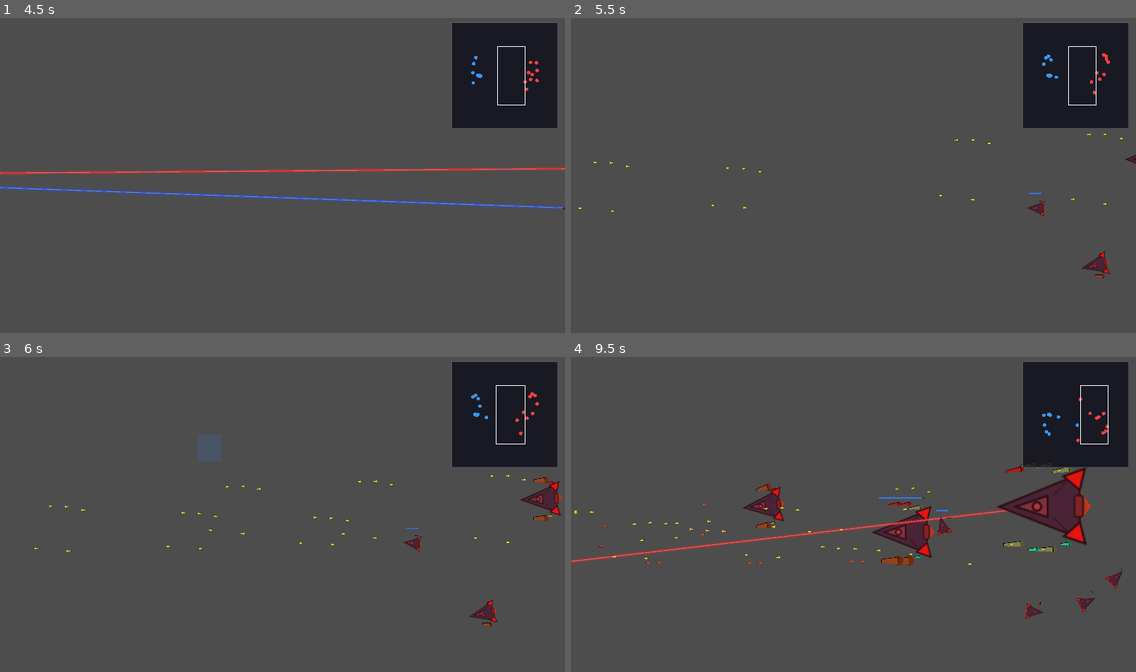
Above: before the commit, frames 1-4 (two rows, left to right).
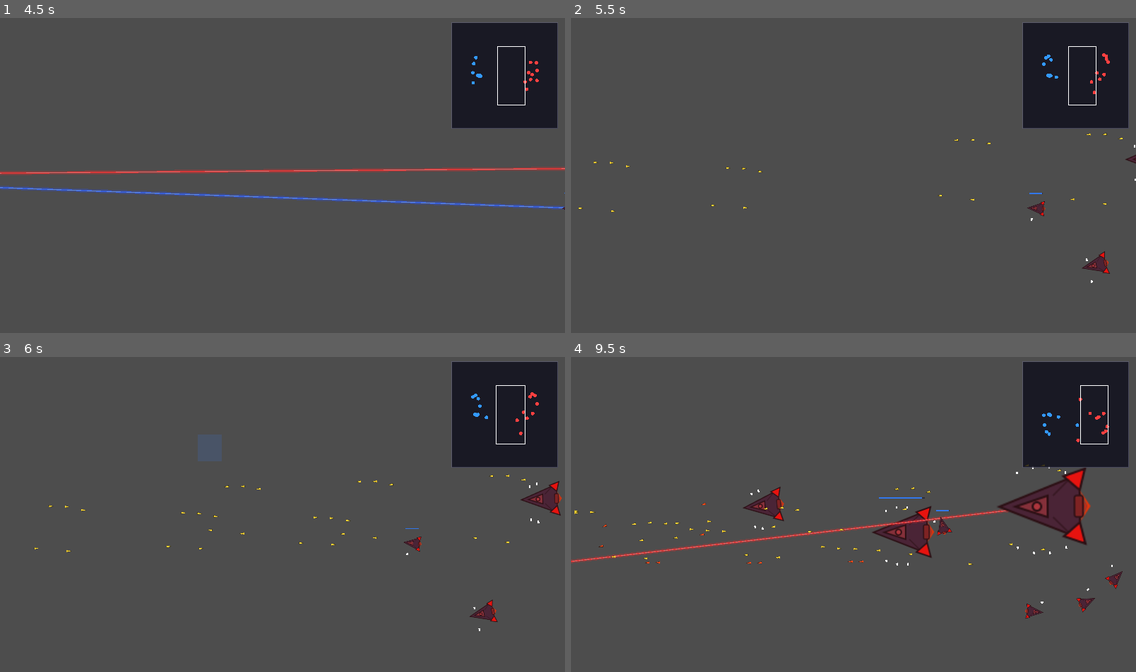
Above: after the commit, the same moments.

Repository: ZhanXuzhao/SpaceRTS
Game: Godot game, scene res://scenes/main.tscn
Same seed, same stepped clock (60 frames per second), same inputs: the game is played once before the commit and once after it.
Inputs (mouse positions are in pixels of both pictures, inside the frame that each line leads up to):
- Up to frame 1 (4.5 s): tap Enter at 0.5 s; move the mouse to (406, 159) at 0.52 s; hold W 0.53-1.25 s; tap R at 0.6 s; click (406, 159) at 0.67 s; drag from (169, 191) to (254, 238) at 1.27 s; move the mouse to (339, 106) at 2.02 s; hold W 2.03-2.75 s; tap H at 2.1 s; drag from (254, 238) to (113, 128) at 2.77 s; move the mouse to (452, 222) at 3.52 s; hold A 3.53-4.25 s; tap G at 3.6 s; drag from (113, 128) to (197, 93) at 4.27 s
- Up to frame 2 (5.5 s): move the mouse to (881, 175) at 5.02 s; hold A from 5.03 s (still down); tap X at 5.1 s; click (881, 175) at 5.17 s
- Up to frame 3 (6 s): release A at 5.75 s; drag from (197, 432) to (271, 514) at 5.77 s
- Up to frame 4 (9.5 s): move the mouse to (977, 498) at 6.52 s; hold W 6.53-7.25 s; tap V at 6.6 s; drag from (740, 530) to (904, 549) at 7.27 s; move the mouse to (910, 445) at 8.02 s; hold A 8.03-8.75 s; tap 0 at 8.1 s; drag from (825, 577) to (1119, 546) at 8.77 s

Frame 1 is identical in both runs. In frame 2, less than 0.1% of the frame differs, in the area x 81-100%, y 40-85%; in frame 3, 0.1%; in frame 4, 0.5%, in the area x 31-98%, y 34-79%.

Commit message:
refactor: weapon drawing replaced with Sprite2D nodes under Body
- Add _weapon_sprites array to track per-slot Sprite2D references

- Add _create_weapon_sprite() function that generates simple barrel texture and creates Sprite2D child under _body for each weapon slot

- Remove weapon drawing loop from _draw()

- Remove _draw_weapon() function entirely

- Update sprite rotation in _update_turrets() alongside _slot_angles

- Weapons now as scene-tree nodes, correctly fixed relative to ship body rotation

Diff:
--- a/scripts/unit.gd
+++ b/scripts/unit.gd
@@ -74,6 +74,7 @@
 var _slot_weapons: Array = []
 var _slot_angles: Array[float] = []
 var _slot_cooldowns: Array[float] = []
+var _weapon_sprites: Array[Sprite2D] = []
 
 const SLOT_OFFSETS: Array[Vector2] = [
 	# 飞船两侧布置（上侧为负Y，下侧为正Y）
@@ -191,6 +192,7 @@
 		_slot_weapons[i] = null
 		_slot_angles[i] = 0.0
 		_slot_cooldowns[i] = 0.0
+		_create_weapon_sprite(i)
 
 
 func _process(delta: float) -> void:
@@ -286,6 +288,9 @@
 		for i in range(slot_count):
 			if _slot_weapons[i] != null:
 				_slot_angles[i] = _rotate_toward(_slot_angles[i], 0.0, 90.0 * delta)
+	# 更新武器 Sprite2D 旋转
+	for i in range(min(_weapon_sprites.size(), slot_count)):
+		_weapon_sprites[i].rotation = _slot_angles[i]
 
 
 func _update_combat(delta: float) -> void:
@@ -846,15 +851,6 @@
 		draw_circle(arrow_pos, 3.0, Color(0.2, 1.0, 0.5, 0.5))
 		# 指向目标中心的连线
 		draw_line(Vector2.ZERO, center, Color(0.2, 1.0, 0.5, 0.1), 1.0)
-
-	# ---- 绘制武器 ----
-	for i in range(slot_count):
-		var w = _slot_weapons[i]
-		if w == null:
-			continue
-		var offset = _slot_offsets_scaled[i]
-		var angle = _slot_angles[i]
-		_draw_weapon(w, offset, angle)
 
 	# 激光持续射线（有敌方目标且在激光射程内时一直显示）
 	if is_instance_valid(_current_target) and _current_target.team != team:
@@ -947,46 +943,17 @@
 		draw_line(Vector2(d, d), Vector2(d - corner_len, d), Color(0.2, 1.0, 0.4), 2.0 * _size_mult)
 
 
-func _draw_weapon(w: Weapon, offset: Vector2, angle: float) -> void:
-	"""在指定偏移和角度绘制武器外观"""
-	var barrel_len: float
-	var barrel_width: float
-	var color: Color
-
-	match w.weapon_type:
-		Weapon.WeaponType.BULLET:
-			barrel_len = 16.0 * _size_mult
-			barrel_width = 5.0 * _size_mult
-			color = Color(0.5, 0.5, 0.3)
-		Weapon.WeaponType.MISSILE:
-			barrel_len = 24.0 * _size_mult
-			barrel_width = 10.0 * _size_mult
-			color = Color(0.6, 0.25, 0.1)
-		Weapon.WeaponType.LASER:
-			barrel_len = 14.0 * _size_mult
-			barrel_width = 4.0 * _size_mult
-			color = Color(0.7, 0.1, 0.1)
-		Weapon.WeaponType.PD:
-			barrel_len = 8.0 * _size_mult
-			barrel_width = 3.0 * _size_mult
-			color = Color(0.1, 0.8, 0.5)
-
-	# 底座
-	draw_circle(offset, barrel_width * 0.7, color.darkened(0.3))
-
-	# 炮管（从底座向外延伸）
-	var tip = offset + Vector2.RIGHT.rotated(angle) * barrel_len
-	var half_w = Vector2.UP.rotated(angle) * barrel_width * 0.5
-	var pts = PackedVector2Array([
-		offset + half_w,
-		offset - half_w,
-		tip - half_w * 0.5,
-		tip + half_w * 0.5,
-	])
-	draw_colored_polygon(pts, color)
-	draw_polyline(PackedVector2Array([offset + half_w, offset - half_w, tip - half_w * 0.5, tip + half_w * 0.5]),
-		Color.BLACK, 1.0, true)
-
-	# 激光武器加发光点
-	if w.weapon_type == Weapon.WeaponType.LASER:
-		draw_circle(tip, 2.0, Color(1.0, 0.3, 0.3, 0.7))
+func _create_weapon_sprite(index: int) -> void:
+	var ws = Sprite2D.new()
+	ws.name = "Weapon" + str(index)
+	ws.position = _slot_offsets_scaled[index]
+	var img = Image.create(8, 16, false, Image.FORMAT_RGBA8)
+	img.fill(Color(0, 0, 0, 0))
+	for x in range(8):
+		for y in range(4, 16):
+			img.set_pixel(x, y, Color.WHITE)
+	ws.texture = ImageTexture.create_from_image(img)
+	ws.centered = false
+	ws.position -= Vector2(4, 8)
+	_body.add_child(ws)
+	_weapon_sprites.append(ws)
